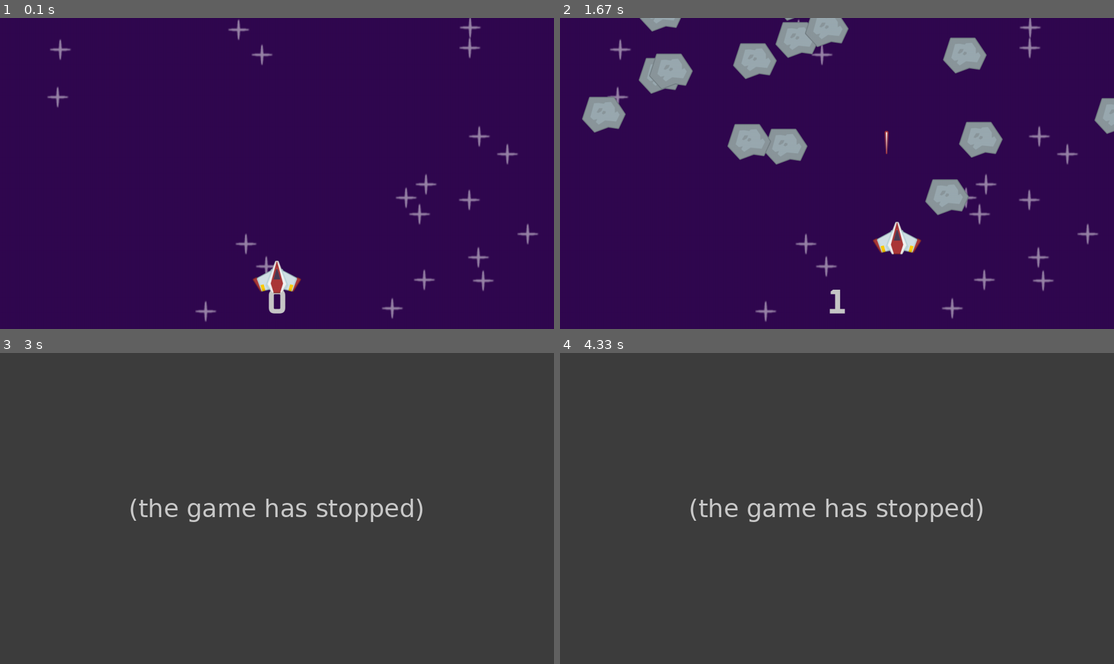
Above: before the commit, frames 1-4 (two rows, left to right).
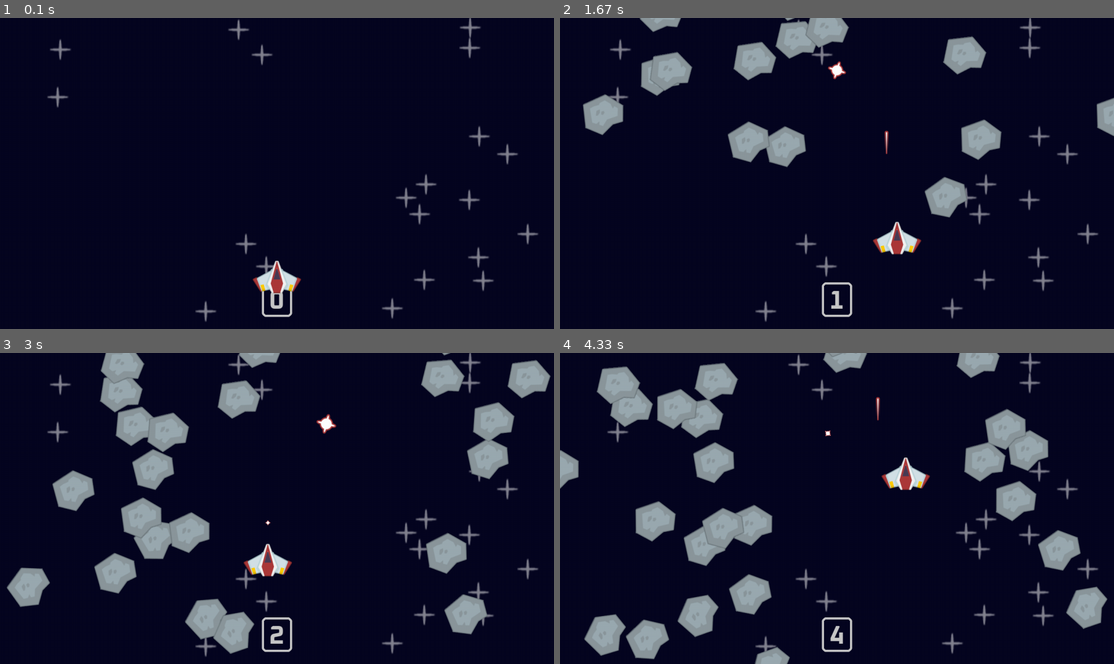
Above: after the commit, the same moments.

Repository: SZYMMIX/pygame-projects
Game: pygame game, started from Space Shooter/main.py
The game is run twice, just before and just after one commit, with the same random seed, the same clock (stepped at 60 frames per second) and the same inputs.
Inputs:
- Up to frame 1 (0.1 s): no input
- Up to frame 2 (1.67 s): tap Space at 0.33, 0.73, 1.03, 1.23 s; hold Right 0.67-1.13 s; hold Up 1.17-1.47 s
- Up to frame 3 (3 s): hold Left 2-2.53 s; tap Space at 2.07, 2.37, 2.97 s; hold Up from 2.9 s (still down)
- Up to frame 4 (4.33 s): tap Space at 3.27, 3.4, 3.8, 4.1 s; release Up at 3.3 s; hold Up 3.33-3.7 s; hold Right from 3.73 s (still down)

The runs differ from the first frame. In frame 1, 99% of the frame differs, in the area x 0-100%, y 0-100%; in frame 2, 93%; in frame 3, 99%; in frame 4, 99%.
Before the commit the program exited at 2.58 s; later frames show no game.

Commit message:
Enhance meteor behavior with rotation and improve collision handling; add animated explosion effect for destroyed meteors

Diff:
--- a/Space Shooter/main.py
+++ b/Space Shooter/main.py
@@ -13,6 +13,7 @@
         self.canShoot = True
         self.laser_shoot_time = 0
         self.cooldown_duration = 400
+
 
     def laser_timer(self):
         if not self.canShoot:
@@ -57,34 +58,62 @@
 class Meteor(pygame.sprite.Sprite):
     def __init__(self, groups, surf):
         super().__init__(groups)
+        self.origin_image = surf
         self.image = surf
         self.rect = self.image.get_frect(center = (randint(80, WINDOW_WIDTH-80), -40))
         # self.drop_speed = randint(100, 150)
         self.drop_speed = randint(200, 300)
         # self.direction = pygame.Vector2(uniform(-0.15, 0.15), 1)
         self.direction = pygame.Vector2(uniform(-0.5, 0.5), 1)
+        self.rotation_value = randint(10, 30)
+        self.rotation = 0
 
     def update(self, dt):
         self.rect.center += self.direction * self.drop_speed * dt
+
         if self.rect.top > WINDOW_HEIGHT:
             self.kill()
 
+        self.rotation += self.rotation_value * dt
+        self.image = pygame.transform.rotozoom(self.origin_image, self.rotation, 1)
+        self.rect = self.image.get_frect(center = self.rect.center)
+
+class AnimatedExplosion(pygame.sprite.Sprite):
+    def __init__(self, frames, pos, groups):
+        super().__init__(groups)
+        self.frames = frames
+        self.frame_index = 0
+        self.image = self.frames[self.frame_index]
+        self.rect = self.image.get_frect(center = pos)
+
+    def update(self, dt):
+        self.frame_index += 20 * dt
+        if self.frame_index < len(self.frames):
+            self.image = self.frames[int(self.frame_index)]
+        else:
+            self.kill()
 def display_score():
     current_time = pygame.time.get_ticks()//1000
     text_time_surf = font.render(str(current_time), True, (200, 200, 200, 1))
-    text_rect = text_time_surf.get_frect(midbottom = (WINDOW_WIDTH // 2, WINDOW_HEIGHT ))
+    text_rect = text_time_surf.get_frect(midbottom = (WINDOW_WIDTH / 2, WINDOW_HEIGHT - 20))
     display_surface.blit(text_time_surf, text_rect)
+    pygame.draw.rect(display_surface, (200, 200, 200, 1), text_rect.inflate(35, 5).move(0, -10), 5, 10)
 
 def collision():
     global running
     # possible future update:
     # global counter
     # global text_destroyed_surf
-    collision_sprites = pygame.sprite.spritecollide(player, meteor_sprites, dokill=True)
-    collision_lasers = pygame.sprite.groupcollide(laser_sprites, meteor_sprites, dokilla=True, dokillb=True)
+    collision_sprites = pygame.sprite.spritecollide(player, meteor_sprites, True, pygame.sprite.collide_mask)
 
     if collision_sprites:
         running = False
+
+    for laser in laser_sprites:
+        collided_sprites = pygame.sprite.spritecollide(laser, meteor_sprites, True)
+        if collided_sprites:
+            laser.kill()
+            AnimatedExplosion(explosion_frames, laser.rect.midtop, all_sprites)
 
     # if collision_lasers:
     #     counter += 1
@@ -96,11 +125,12 @@
 running = True
 clock = pygame.time.Clock()
 pygame.display.set_caption('Space Shooter')
-font = pygame.font.Font(join('Space Shooter', 'Assets', 'images', 'Oxanium-Bold.ttf'), 80)
+font = pygame.font.Font(join('Space Shooter', 'Assets', 'images', 'Oxanium-Bold.ttf'), 60)
 counter = 0
 star_surf = pygame.image.load(join('Space Shooter', 'Assets', 'images', 'star.png')).convert_alpha()
 meteor_surf = pygame.image.load(join('Space Shooter', 'Assets', 'images', 'meteor.png')).convert_alpha()
 laser_surf = pygame.image.load(join('Space Shooter', 'Assets', 'images', 'laser.png')).convert_alpha()
+explosion_frames = [pygame.image.load(join('Space Shooter', 'Assets', 'images', 'explosion', f'{i}.png')).convert_alpha() for i in range(21)]
 
 all_sprites = pygame.sprite.Group()
 meteor_sprites = pygame.sprite.Group()
@@ -127,7 +157,7 @@
     all_sprites.update(dt)
     collision()
 
-    display_surface.fill((49, 8, 80, 1))
+    display_surface.fill((6, 6, 33, 0.8))
     display_score()
     all_sprites.draw(display_surface)
     pygame.display.update()
